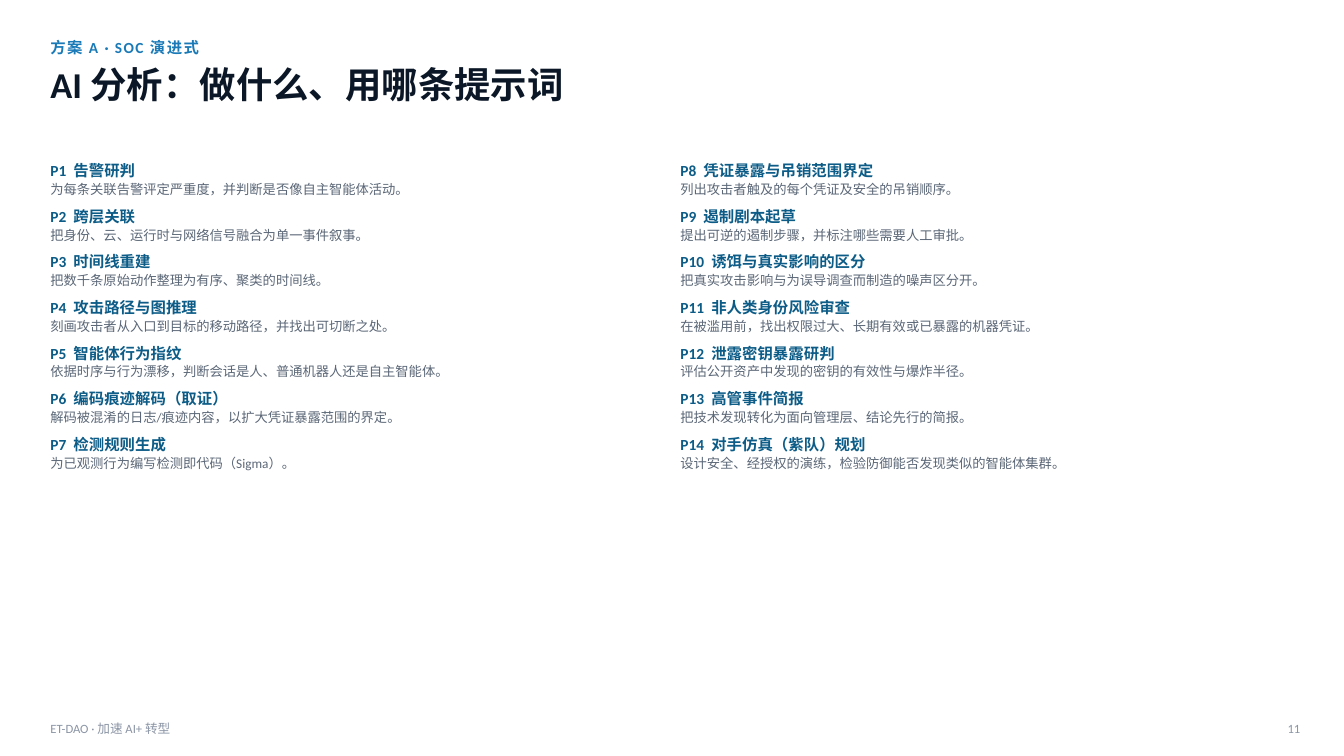
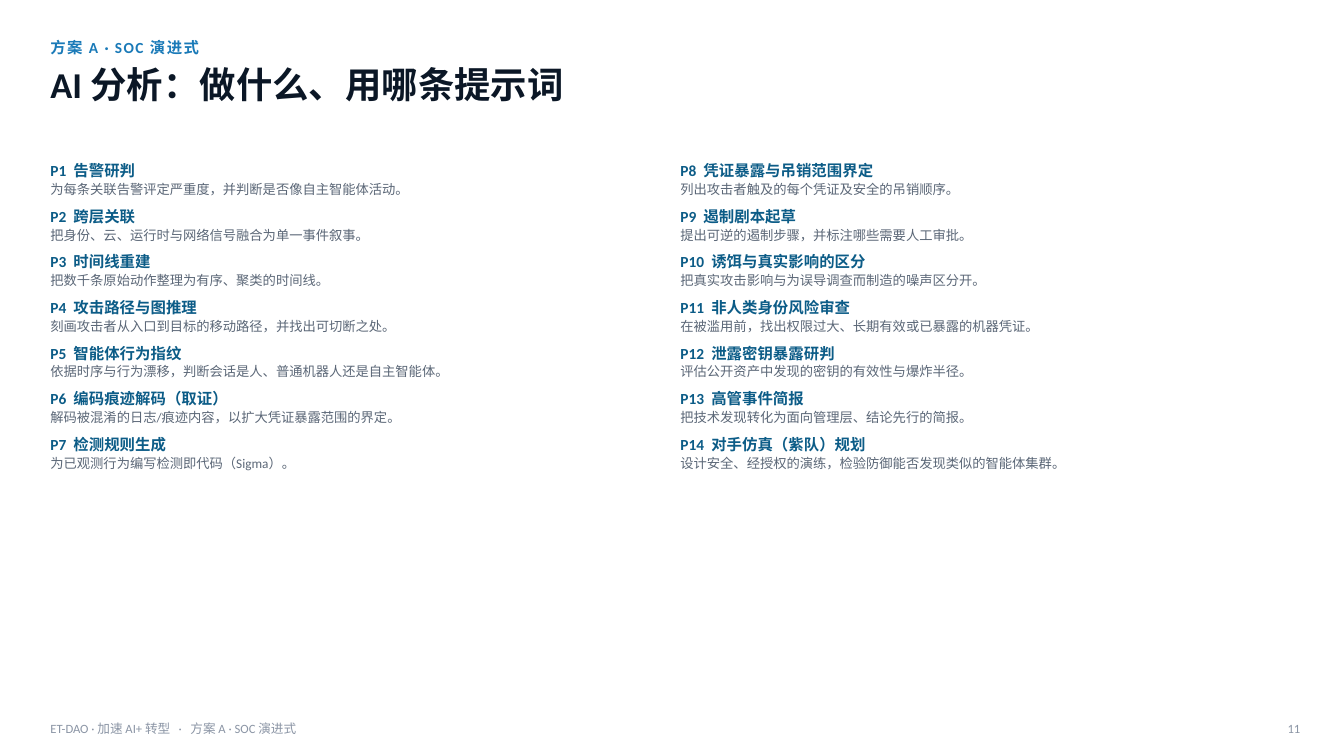
Before and after one commit to dongjinghk-stack/ClaudeLocal, a slide deck: slide 11 of temp/AI_Defense_Architecture_Option_A_ZH.pptx. Drawn at 1344x756 pixels with LibreOffice and Linux fonts; fonts in the diff are those of the drawing. Boxes give left, top, right and bottom in pixels: in the first picture for what was removed or moved away, otherwise in the second. Text is boxed around its words. In the diff, an @@ line names an element or a change of style, - is before the commit and + after.

```diff
--- a/temp/AI_Defense_Architecture_Option_A_ZH.pptx
+++ b/temp/AI_Defense_Architecture_Option_A_ZH.pptx
@@ text at (50, 722, 296, 734): text changed @@
-ET-DAO · 加速 AI+ 转型
+ET-DAO · 加速 AI+ 转型 · 方案 A · SOC 演进式
```
Also in this commit, not shown: 11 other slides changed, 6 other files.
